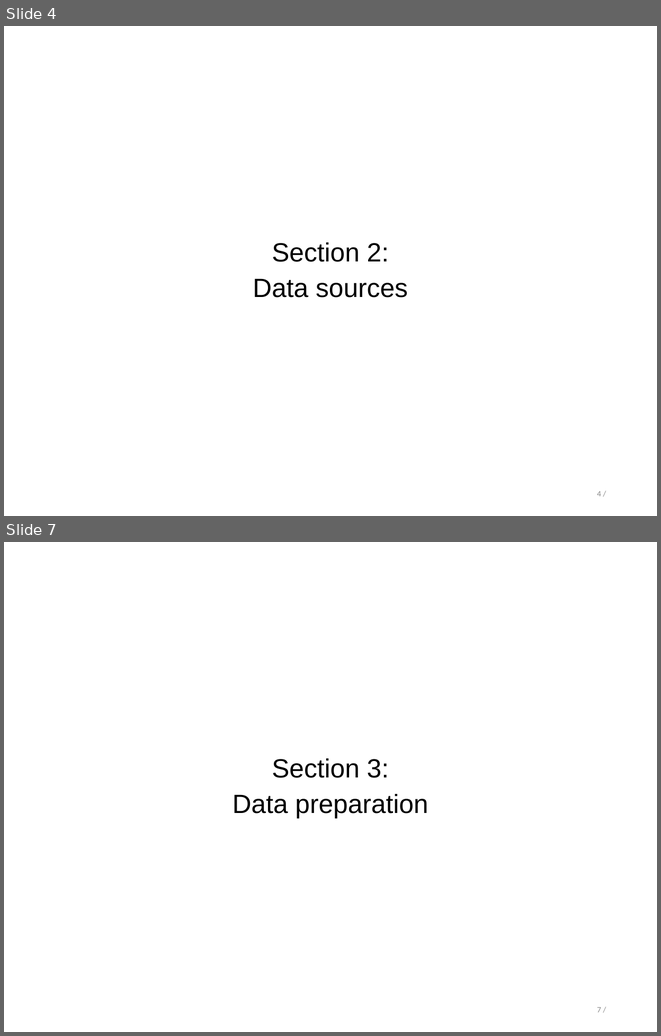
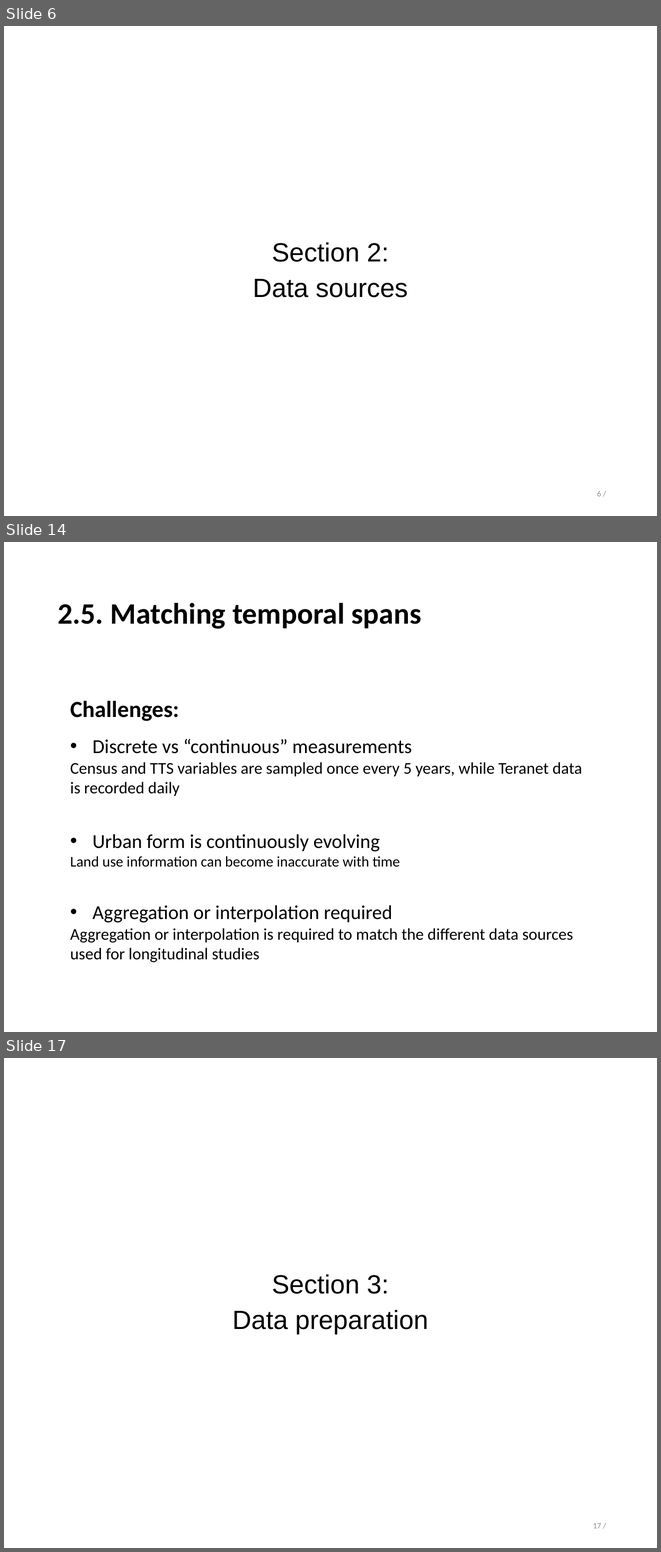
Before and after one commit to stepan-o/thesis, a slide deck: presentations/final_presentation.pptx. Shown one above the other, each under a label of ours: slides 4 and 7 before the commit, slides 6, 14 and 17 after it; the slides between them are not shown. The pictures are 661x1036 and 661x1552 pixels, drawn with LibreOffice and Linux fonts; fonts in the diff are those of the drawing. Boxes give left, top, right and bottom in pixels: in the first picture for what was removed or moved away, otherwise in the second. Text is boxed around its words. In the diff, an @@ line names an element or a change of style, - is before the commit and + after.

```diff
--- a/presentations/final_presentation.pptx
+++ b/presentations/final_presentation.pptx
@@ slide 14 added at box(4, 542, 657, 1032), background #FFFFFF @@
@@ text added at box(58, 602, 422, 629), 36 pt, text #000000, bold @@
+2.5. Matching temporal spans
@@ text added at box(70, 700, 582, 962), 20 pt, text #000000 @@
+Challenges:
+• Discrete vs “continuous” measurements
+Census and TTS variables are sampled once every 5 years, while Teranet data is recorded daily
+• Urban form is continuously evolving
+Land use information can become inaccurate with time
+• Aggregation or interpolation required
+Aggregation or interpolation is required to match the different data sources used for longitudinal studies
@@ what was slide 4 is now slide 6 @@
@@ page number at box(597, 491, 601, 496): text changed @@
-4 /
+6 /
@@ what was slide 7 is now slide 17 @@
@@ page number at box(593, 1523, 601, 1528): text changed @@
-7 /
+17 /
```
Also in this commit, not shown: 12 slides changed, 16 other slides added, 4 slides removed.
